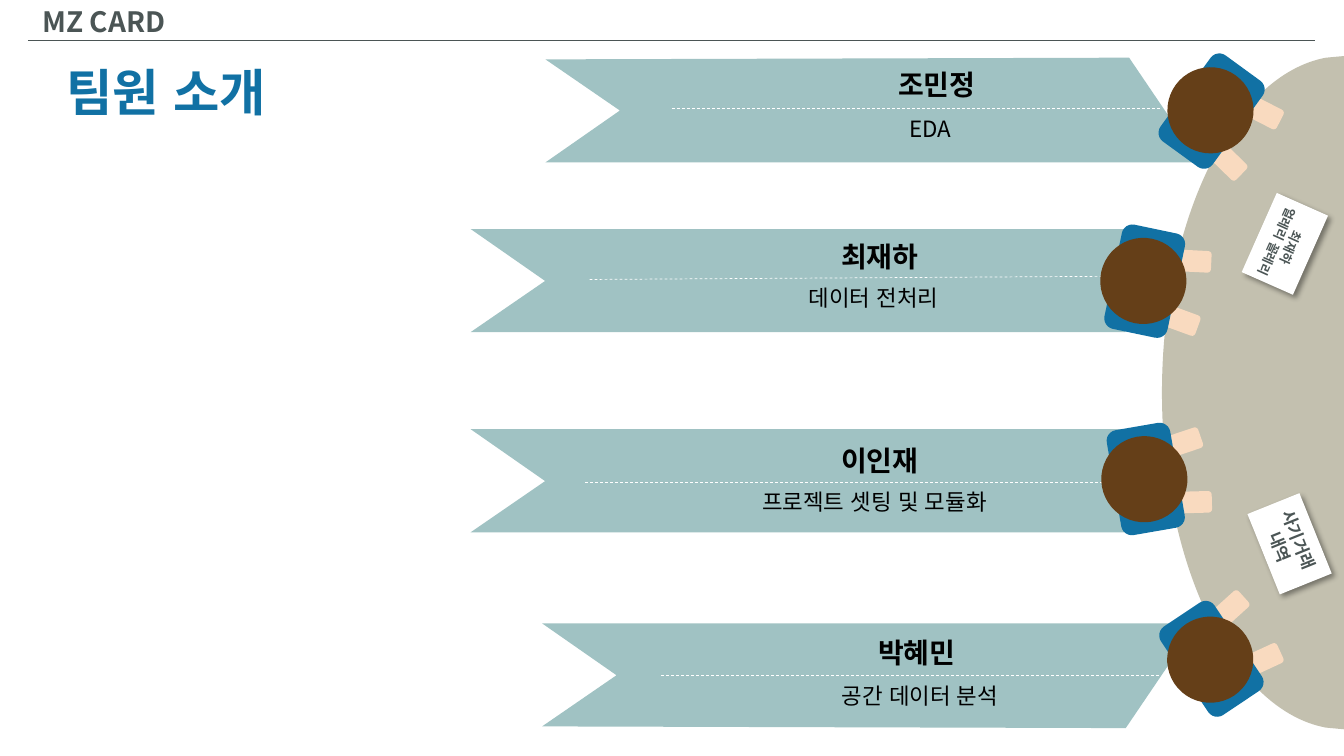
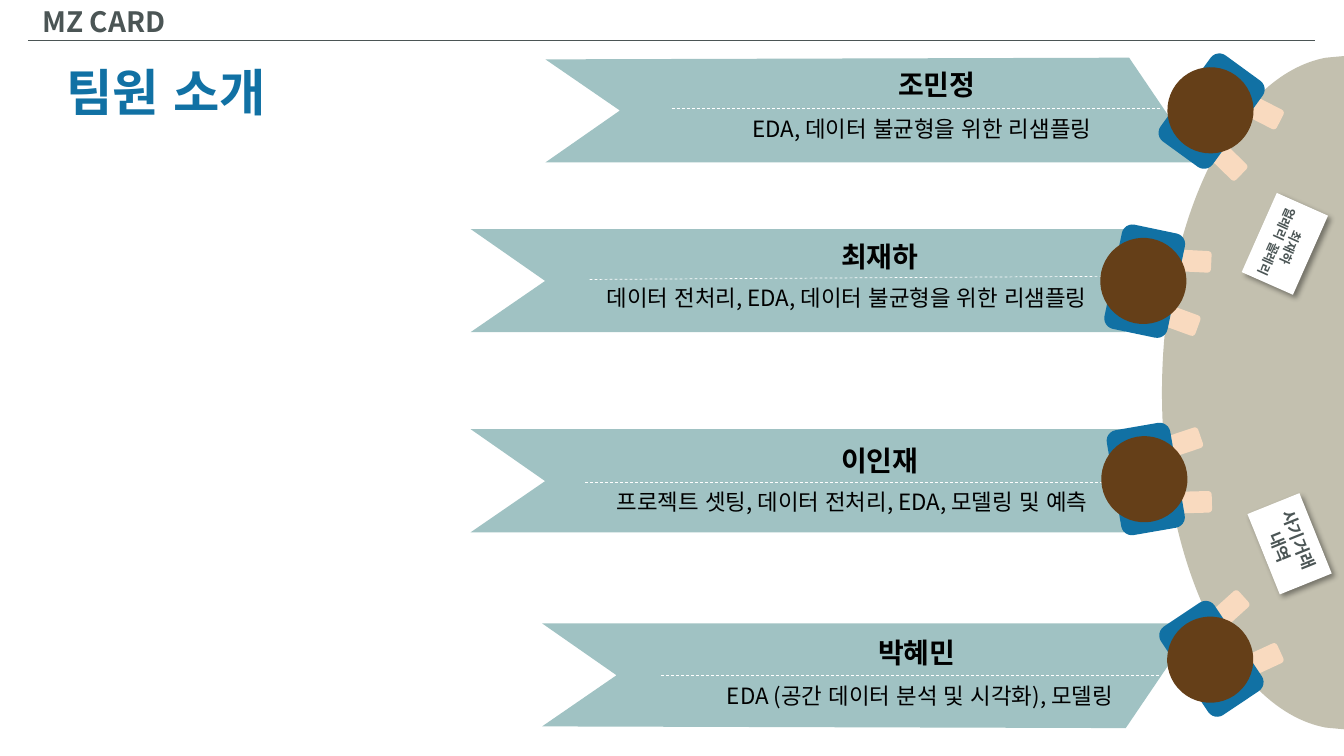
Before and after one commit to InjaeJayLee/mzcard, a slide deck: slide 2 of MZCARD.pptx. Drawn at 1344x756 pixels with LibreOffice and Linux fonts; fonts in the diff are those of the drawing. Boxes give left, top, right and bottom in pixels: in the first picture for what was removed or moved away, otherwise in the second. Text is boxed around its words. In the diff, an @@ line names an element or a change of style, - is before the commit and + after.

```diff
--- a/MZCARD.pptx
+++ b/MZCARD.pptx
@@ text at [752,118,1091,141]: text changed @@
-EDA
+EDA, 데이터 불균형을 위한 리샘플링
@@ text at [607,287,1086,310]: text changed @@
-데이터 전처리
+데이터 전처리, EDA, 데이터 불균형을 위한 리샘플링
@@ text at [617,491,1087,514]: text changed @@
-프로젝트 셋팅 및 모듈화
+프로젝트 셋팅, 데이터 전처리, EDA, 모델링 및 예측
@@ text at [727,685,1113,708]: text changed @@
-공간 데이터 분석
+EDA (공간 데이터 분석 및 시각화), 모델링
```
Also in this commit, not shown: 12 other slides changed, 17 slides added, 1 slide removed, 1 other file.
